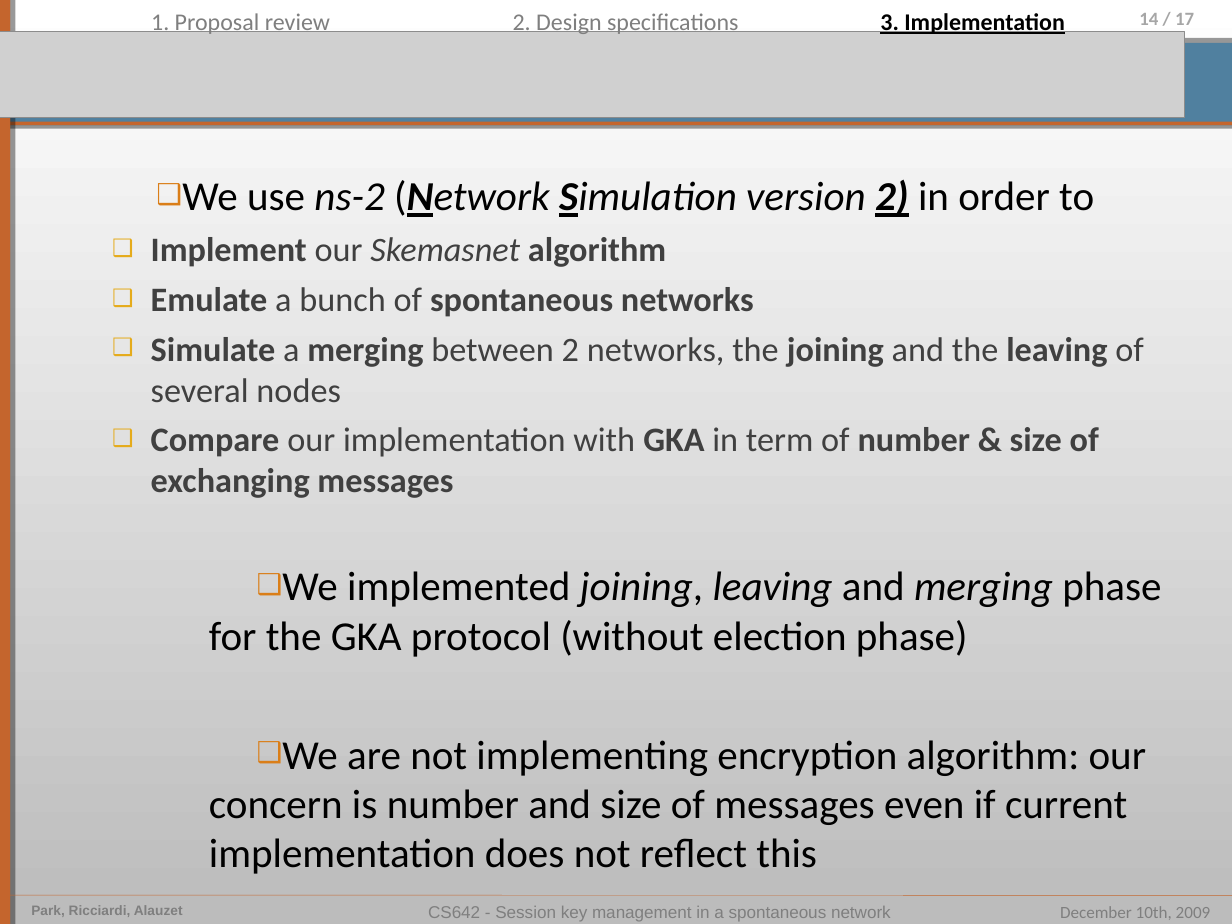
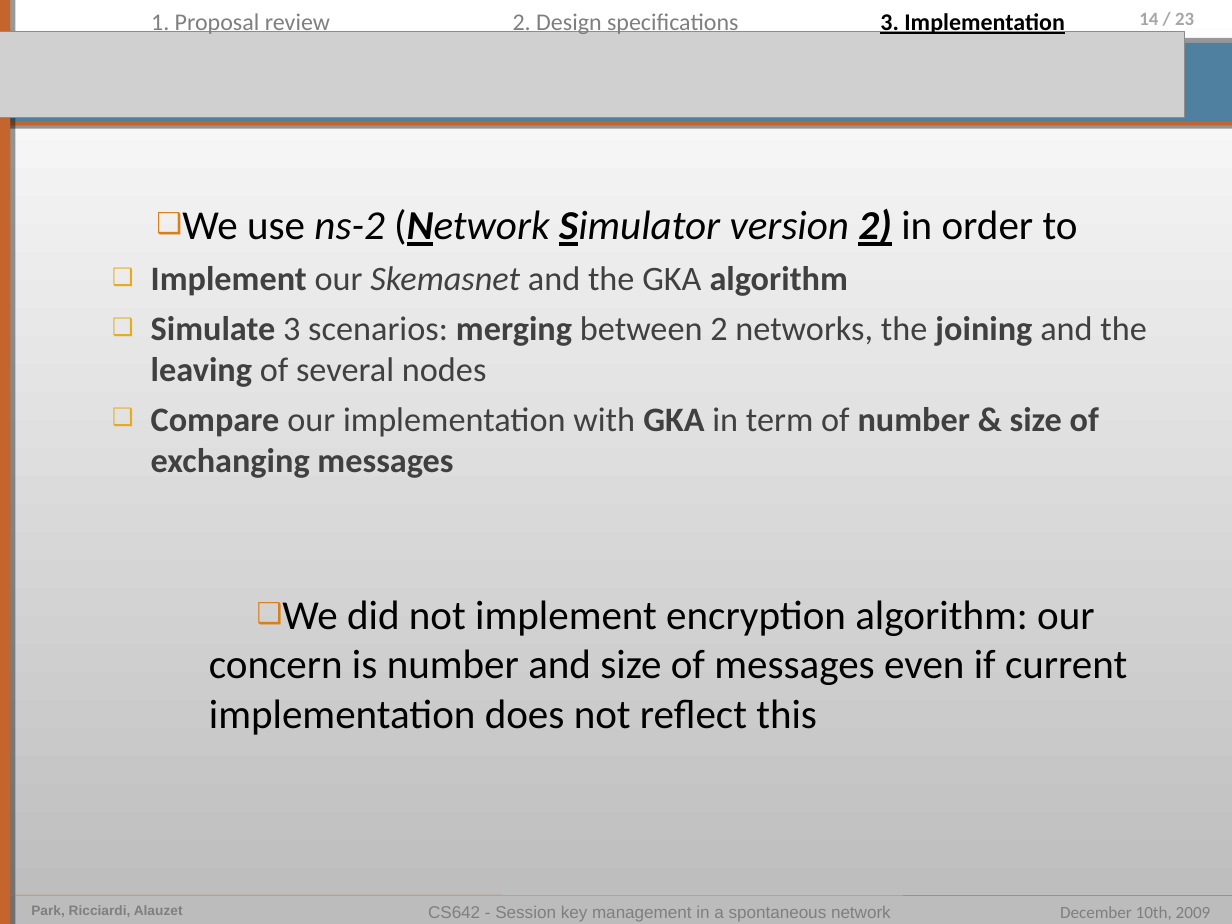
Before and after one commit to pierrealauzet/skemasnet, a slide deck: slide 14 of 4_implementation/CS642_Skemasnet_implementation.ppt. Drawn at 1232x924 pixels with LibreOffice and Linux fonts; fonts in the diff are those of the drawing; grey boxes stand for pictures. Boxes give left, top, right and bottom in pixels: in the first picture for what was removed or moved away, otherwise in the second. Text is boxed around its words. In the diff, an @@ line names an element or a change of style, - is before the commit and + after.

```diff
--- a/4_implementation/CS642_Skemasnet_implementation.ppt
+++ b/4_implementation/CS642_Skemasnet_implementation.ppt
@@ page number at <box>1139,13,1194,25</box>: text changed @@
-14 / 17
+14 / 23
@@ text "We use ns-2 (Network Simulator ...": place and size @@
-text "We use ns-2 (Network Simulator ..." at <box>151,179,1161,874</box>
+text "We use ns-2 (Network Simulator ..." at <box>151,208,1146,735</box>
@@ text at <box>151,208,1146,387</box>: text changed @@
-❑ We use ns-2 (Network Simulation version 2) in order to
-  ❑ Implement our Skemasnet algorithm
-  ❑ Emulate a bunch of spontaneous networks
-  ❑ Simulate a merging between 2 networks, the joining and the leaving of several nodes
+❑ We use ns-2 (Network Simulator version 2) in order to
+  ❑ Implement our Skemasnet and the GKA algorithm
+  ❑ Simulate 3 scenarios: merging between 2 networks, the joining and the leaving of several nodes
@@ text at <box>209,600,1127,735</box>: text changed @@
-❑ We implemented joining, leaving and merging phase for the GKA protocol (without election phase)
-❑ We are not implementing encryption algorithm: our concern is number and size of messages even if current implementation does not reflect this
+❑ We did not implement encryption algorithm: our concern is number and size of messages even if current implementation does not reflect this
```
Also in this commit, not shown: 4 other slides changed, 8 slides added, 7 slides removed, 1 other file.
